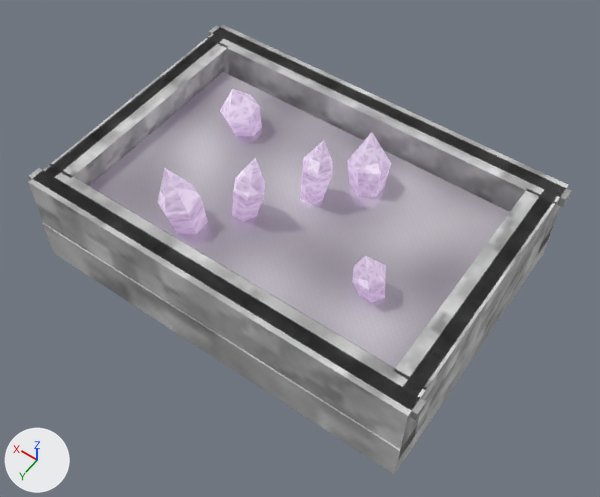
The glTF model assets/models/glb/crystal-bed-seidr.glb as it was, and as the next commit left it.
The view is the same before and after, from a 50 mm camera at (-2.31, 3.21, 5.95) aimed at (-0.16, 0.21, 1.23). Lighting does not change. The marker at lower left points along +X, +Y and +Z. The older version comes first. Vertices at exactly the same position are counted once.

Objects in the first picture: 'east-band', 'east-wall', 'floor', 'growth-0', 'growth-1', 'growth-2', 'growth-3', 'growth-4', 'growth-5', 'mineral-water', 'north-band', 'north-wall', 'south-band', 'south-wall', 'west-band', 'west-wall'.
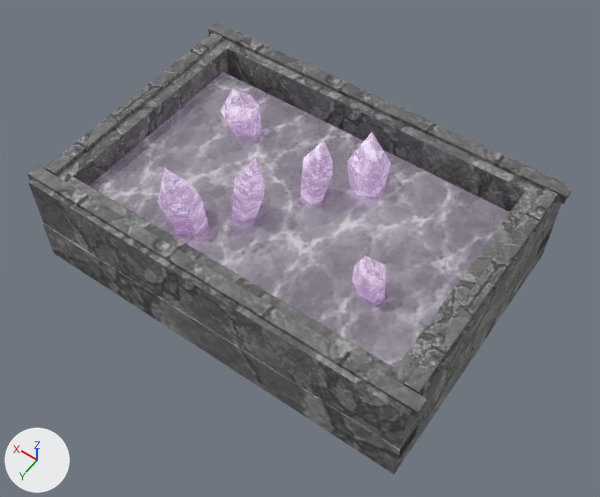
The change, as JSON lines over the scene's bpy script:
```json
{"op": "add", "block": "img_e1e198b9bfd2cf00", "code": ["img_e1e198b9bfd2cf00 = load_image('e1e198b9bfd2cf00', '_unpacked/e1e198b9bfd2cf00', 256, 256, 'sRGB')"]}
{"op": "add", "block": "img_35f46e0bb4f12d34", "code": ["img_35f46e0bb4f12d34 = load_image('35f46e0bb4f12d34', '_unpacked/35f46e0bb4f12d34', 256, 256, 'sRGB')"]}
{"op": "add", "block": "img_e02ce0d20a3a21ec", "code": ["img_e02ce0d20a3a21ec = load_image('e02ce0d20a3a21ec', '_unpacked/e02ce0d20a3a21ec', 256, 256, 'sRGB')"]}
{"op": "add", "block": "img_244993f4b2540731", "code": ["img_244993f4b2540731 = load_image('244993f4b2540731', '_unpacked/244993f4b2540731', 256, 256, 'sRGB')"]}
{"op": "set", "path": "mat_magenheim_crystal_bed_stone.texture", "old": "img_37ba9ca48f13ce38", "new": "img_244993f4b2540731"}
{"op": "set", "path": "mat_magenheim_crystal_bed_iron.texture", "old": "img_8f57e48cf3cb87f8", "new": "img_e02ce0d20a3a21ec"}
{"block": "mat_magenheim_crystal_bed_mineral_water", "where": "n3 = _N.new('ShaderNodeTexImage'); n3.name = 'Image Texture'"}
{"op": "set", "path": "n3.image", "old": "img_8e352c7f8052d0c2", "new": "img_35f46e0bb4f12d34"}
{"op": "set", "path": "mat_magenheim_crystal_bed_crystal_growth.texture", "old": "img_949a8c48035cd58b", "new": "img_e1e198b9bfd2cf00"}
{"block": "me_west_band", "where": "# used by ob_west_band; location = (-1.48, 0.0, 1.59)"}
{"op": "remove", "block": "me_west_band", "code": "me_west_band.from_pydata(...)  # 8 vertices, 12 faces; spans x -0.05..0.05, y -0.96..0.96, z -0.04..0.04"}
{"op": "add", "block": "me_west_band", "code": "me_west_band.from_pydata(...)  # 8 vertices, 12 faces; spans x -0.05..0.05, y -0.94..0.94, z -0.04..0.04"}
{"block": "me_west_band", "change": "me_west_band part 1: the whole mesh is scaled about its middle by (1, 0.979, 1)"}
{"op": "set", "path": "ob_north_band.location", "old": "(0.0, -1.0, 1.59)", "new": "(0.0, -1.0, 1.62)"}
{"op": "set", "path": "ob_south_band.location", "old": "(0.0, 1.0, 1.59)", "new": "(0.0, 1.0, 1.62)"}
{"op": "set", "path": "ob_west_band.location", "old": "(-1.48, 0.0, 1.59)", "new": "(-1.48, 0.0, 1.62)"}
{"op": "set", "path": "ob_east_band.location", "old": "(1.48, 0.0, 1.59)", "new": "(1.48, 0.0, 1.62)"}
```

What differs and where, as boxes (x1, y1, x2, y2) in the pictures (600 x 497 px):
```json
{"object": "mineral-water", "change": "surface changed", "before": [90, 72, 510, 368], "after": [90, 72, 510, 368]}
{"object": "south-wall", "change": "surface changed", "before": [28, 171, 427, 459], "after": [28, 171, 427, 459], "on screen": "darker"}
{"object": "north-wall", "change": "surface changed", "before": [218, 25, 568, 255], "after": [218, 25, 568, 255]}
{"object": "floor", "change": "surface changed", "before": [43, 223, 554, 474], "after": [43, 223, 554, 474]}
{"object": "west-wall", "change": "surface changed", "before": [395, 190, 555, 433], "after": [395, 190, 555, 433], "on screen": "darker"}
{"object": "south-band", "change": "surface changed, moved", "before": [28, 168, 426, 420], "after": [27, 165, 427, 418]}
{"object": "east-wall", "change": "surface changed", "before": [63, 44, 229, 186], "after": [63, 44, 229, 186], "on screen": "darker"}
{"object": "north-band", "change": "surface changed, moved", "before": [209, 25, 571, 207], "after": [208, 23, 573, 204]}
{"object": "west-band", "change": "surface changed, rescaled", "before": [402, 192, 558, 397], "after": [404, 188, 558, 394]}
{"object": "east-band", "change": "surface changed, moved", "before": [44, 34, 222, 178], "after": [45, 32, 223, 176]}
{"object": "growth-5", "change": "surface changed", "before": [158, 167, 208, 234], "after": [158, 167, 208, 234]}
{"object": "growth-1", "change": "surface changed", "before": [348, 132, 391, 197], "after": [348, 132, 391, 197]}
{"object": "growth-4", "change": "surface changed", "before": [300, 140, 333, 205], "after": [300, 140, 333, 205]}
{"object": "growth-2", "change": "surface changed", "before": [232, 158, 265, 221], "after": [232, 158, 265, 221]}
{"object": "growth-3", "change": "surface changed", "before": [220, 89, 262, 136], "after": [220, 89, 262, 136]}
{"object": "growth-0", "change": "surface changed", "before": [352, 256, 386, 302], "after": [352, 256, 386, 302]}
```
